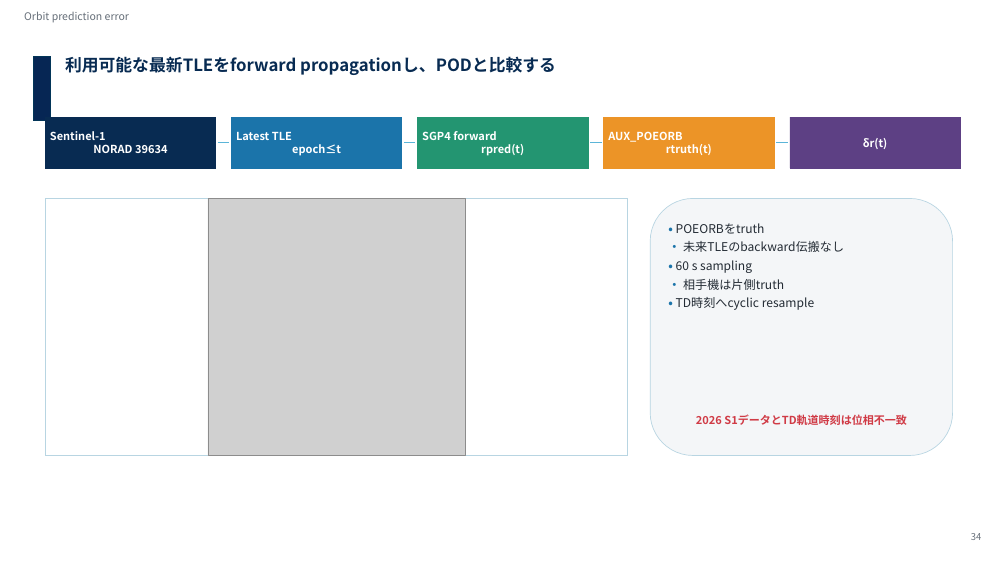
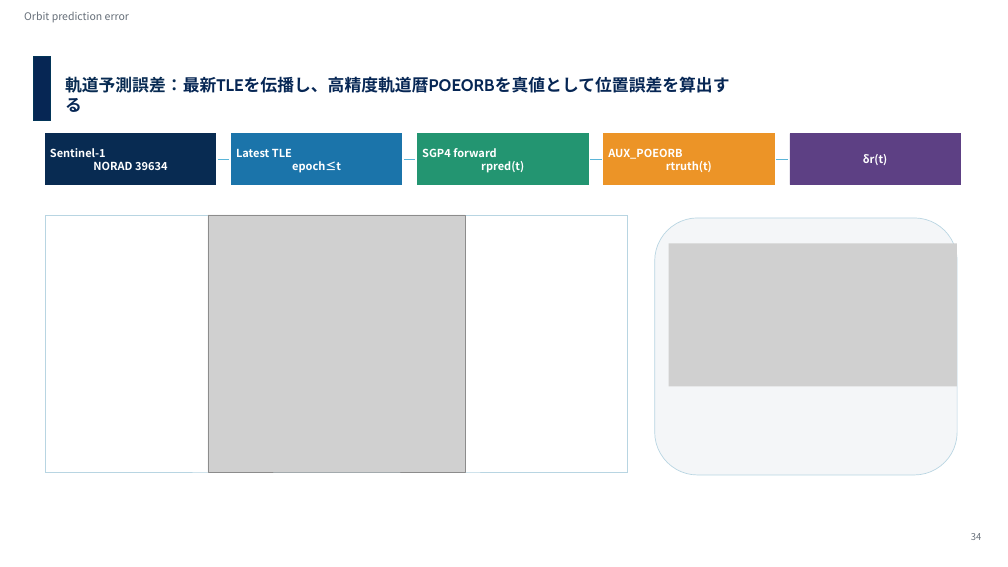
Before and after one commit to Hideki-1029/thermal-deformation-optcomm, a slide deck: slide 32 of papers/seminar/20260721_optcommrg_takamoto_v3_issl.pptx. Drawn at 1008x567 pixels with LibreOffice and Linux fonts; fonts in the diff are those of the drawing; grey boxes stand for pictures; background and template pictures are left out. Boxes give left, top, right and bottom in pixels: in the first picture for what was removed or moved away, otherwise in the second. Text is boxed around its words. In the diff, an @@ line names an element or a change of style, - is before the commit and + after.

```diff
--- a/papers/seminar/20260721_optcommrg_takamoto_v3_issl.pptx
+++ b/papers/seminar/20260721_optcommrg_takamoto_v3_issl.pptx
@@ text at box(65, 76, 730, 93): text changed; font Noto Sans CJK JP to Cabin; text colour #082B52 to #062654 @@
-利用可能な最新TLEをforward propagationし、PODと比較する
+軌道予測誤差：最新TLEを伝播し、高精度軌道暦POEORBを真値として位置誤差を算出する
@@ 6 rectangles, 5 texts, 4 lines, 1 picture: place and size @@
-6 rectangles, 5 texts, 4 lines, 1 picture at box(45, 117, 960, 456)
+6 rectangles, 5 texts, 4 lines, 1 picture at box(45, 134, 960, 472)
@@ rounded rectangle: place and size @@
-rounded rectangle at box(650, 198, 953, 456)
+rounded rectangle at box(655, 218, 957, 475)
@@ text removed at box(676, 223, 844, 310) @@
-• POEORBをtruth
-• 未来TLEのbackward伝搬なし
-• 60 s sampling
-• 相手機は片側truth
-• TD時刻へcyclic resample
@@ picture added at box(669, 243, 957, 386) @@
@@ text removed at box(696, 414, 906, 425) @@
-2026 S1データとTD軌道時刻は位相不一致
```
Also in this commit, not shown: 17 other slides changed, 3 slides added, 2 slides removed.
